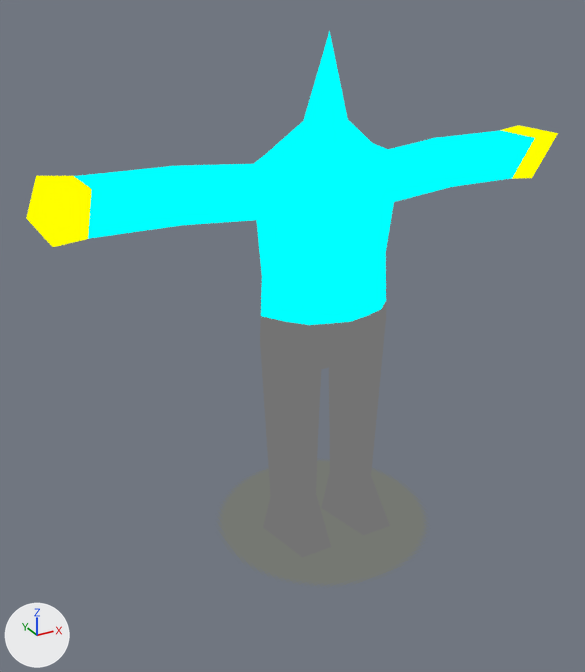
One commit to the glTF model models/body/body.glb: the scene before it, then after it.
The view is the same before and after, from a 50 mm camera at (-1.35, -2.21, 1.89) aimed at (-0.12, 0.02, 0.77). Every picture has the same lights, and +X, +Y and +Z are marked at lower left. The first picture is the older version. Vertices at exactly the same position are counted once.

In view in the first picture: 'body.001'.
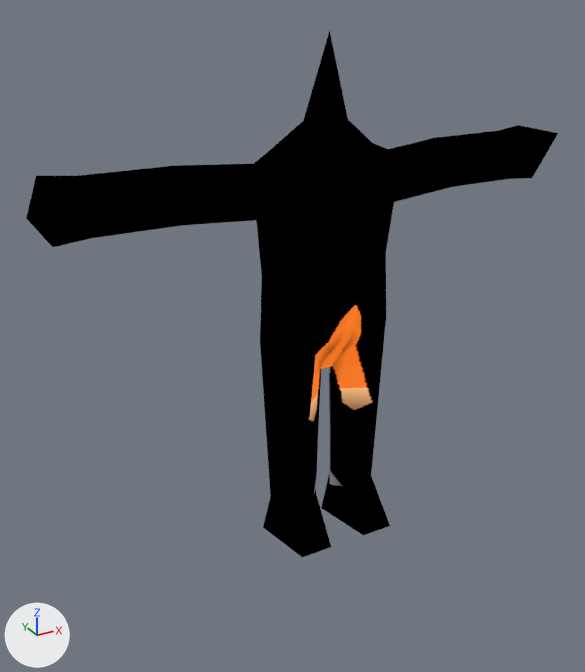
Where the change shows, as pixel boxes [x1, y1, x2, y2] in the pictures (585 x 672 px):
'body.001', surface changed, reshaped (darker)
    before: [26, 31, 558, 583]
    after: [26, 31, 558, 557]
part 1 of me_body, deleted
    before: [223, 461, 423, 583]

Edits to the bpy script that builds the scene:
```text
Add img_body:
    img_body = load_image('body', '_unpacked/body', 424, 886, 'sRGB')
Change mat_mt_body:
    where n7 = _N.new('ShaderNodeTexImage'); n7.name = 'Image Texture'
    n7.image: img_body_png -> img_body
Change me_body:
    used by ob_body_001; location = (0.0, 0.0, 0.0)
    remove me_body.from_pydata(...)  # 112 vertices, 214 faces; spans x -0.95..0.95, y -0.48..0.48, z 0.0..1.75
    add me_body.from_pydata(...)  # 108 vertices, 212 faces; spans x -0.95..0.95, y -0.18..0.21, z 0.0..1.75
    me_body part 1: the loose piece of 4 vertices spanning x -0.48..0.48, y -0.48..0.48, z 0.0 is deleted
    remove me_body.materials.append(mat_mt_shadow)
```
